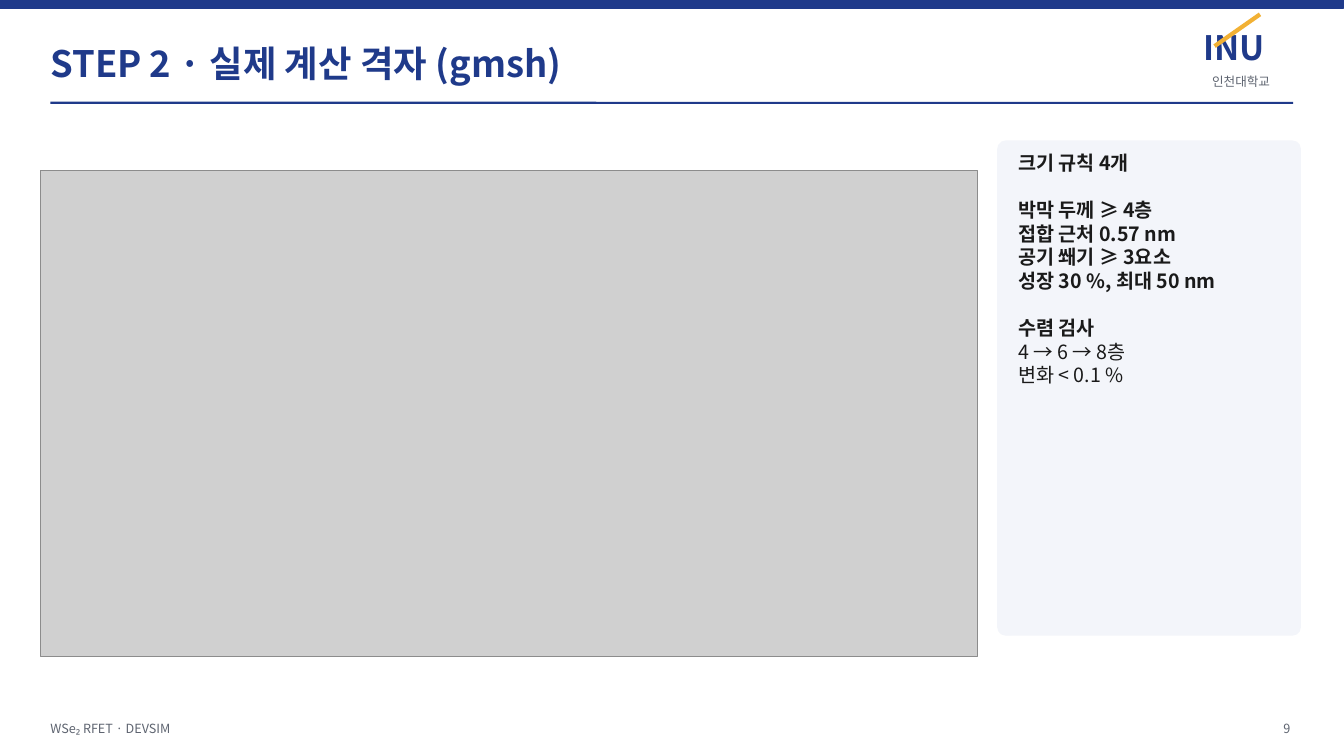
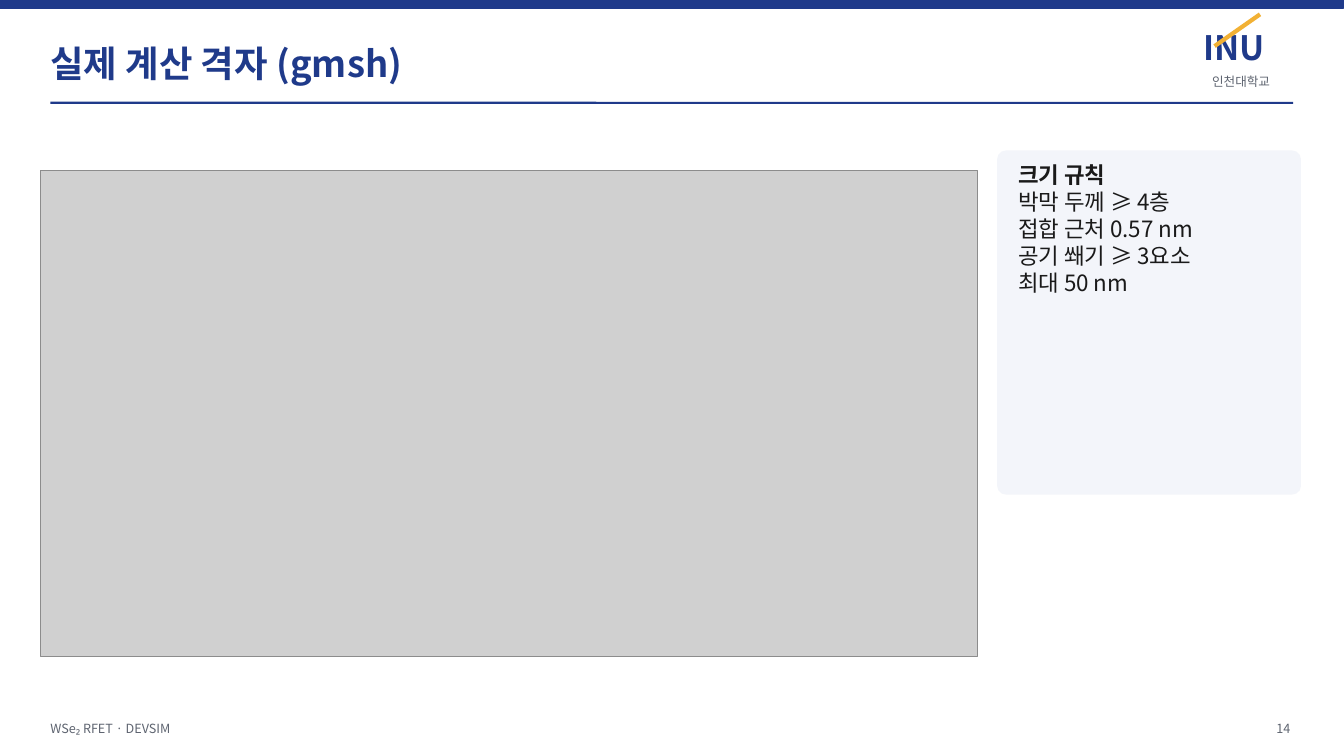
Before and after one commit to jiseonyang-9070/rfet, a slide deck: slide 14 of slides/RFET_progress_INU.pptx (slide 9 before the commit). Drawn at 1344x756 pixels with LibreOffice and Linux fonts; fonts in the diff are those of the drawing; grey boxes stand for pictures. Boxes give left, top, right and bottom in pixels: in the first picture for what was removed or moved away, otherwise in the second. Text is boxed around its words. In the diff, an @@ line names an element or a change of style, - is before the commit and + after.

```diff
--- a/slides/RFET_progress_INU.pptx
+++ b/slides/RFET_progress_INU.pptx
@@ text at (x1=50, y1=46, x2=402, y2=86): text changed @@
-STEP 2 · 실제 계산 격자 (gmsh)
+실제 계산 격자 (gmsh)
@@ rounded rectangle resized from (x1=998, y1=141, x2=1301, y2=635) to (x1=998, y1=151, x2=1301, y2=494) @@
@@ text at (x1=1018, y1=164, x2=1193, y2=293): text changed; size 14 to 16 pt @@
-크기 규칙 4개
-박막 두께 ≥ 4층
-접합 근처 0.57 nm
-공기 쐐기 ≥ 3요소
-성장 30 %, 최대 50 nm
-수렴 검사
-4 → 6 → 8층
-변화 < 0.1 %
+크기 규칙
+박막 두께 ≥ 4층
+접합 근처 0.57 nm
+공기 쐐기 ≥ 3요소
+최대 50 nm
@@ page number at (x1=1276, y1=724, x2=1290, y2=733): text changed @@
-9
+14
```
Also in this commit, not shown: 15 other slides changed, 5 slides added, 2 slides removed, 23 other files.
